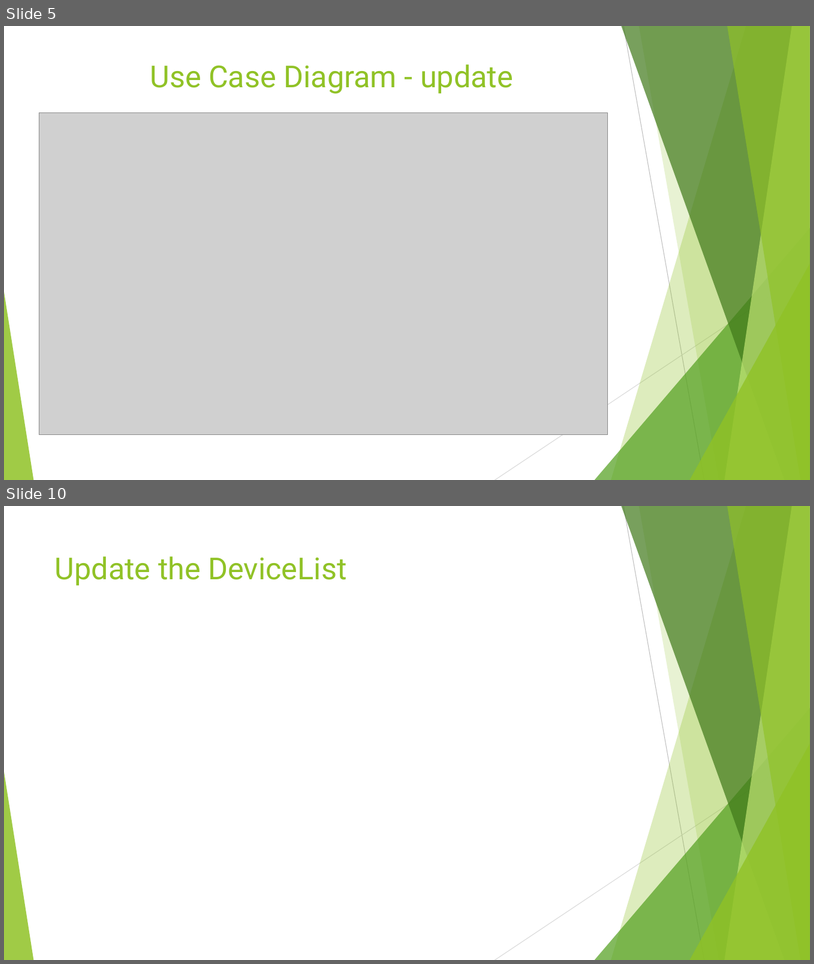
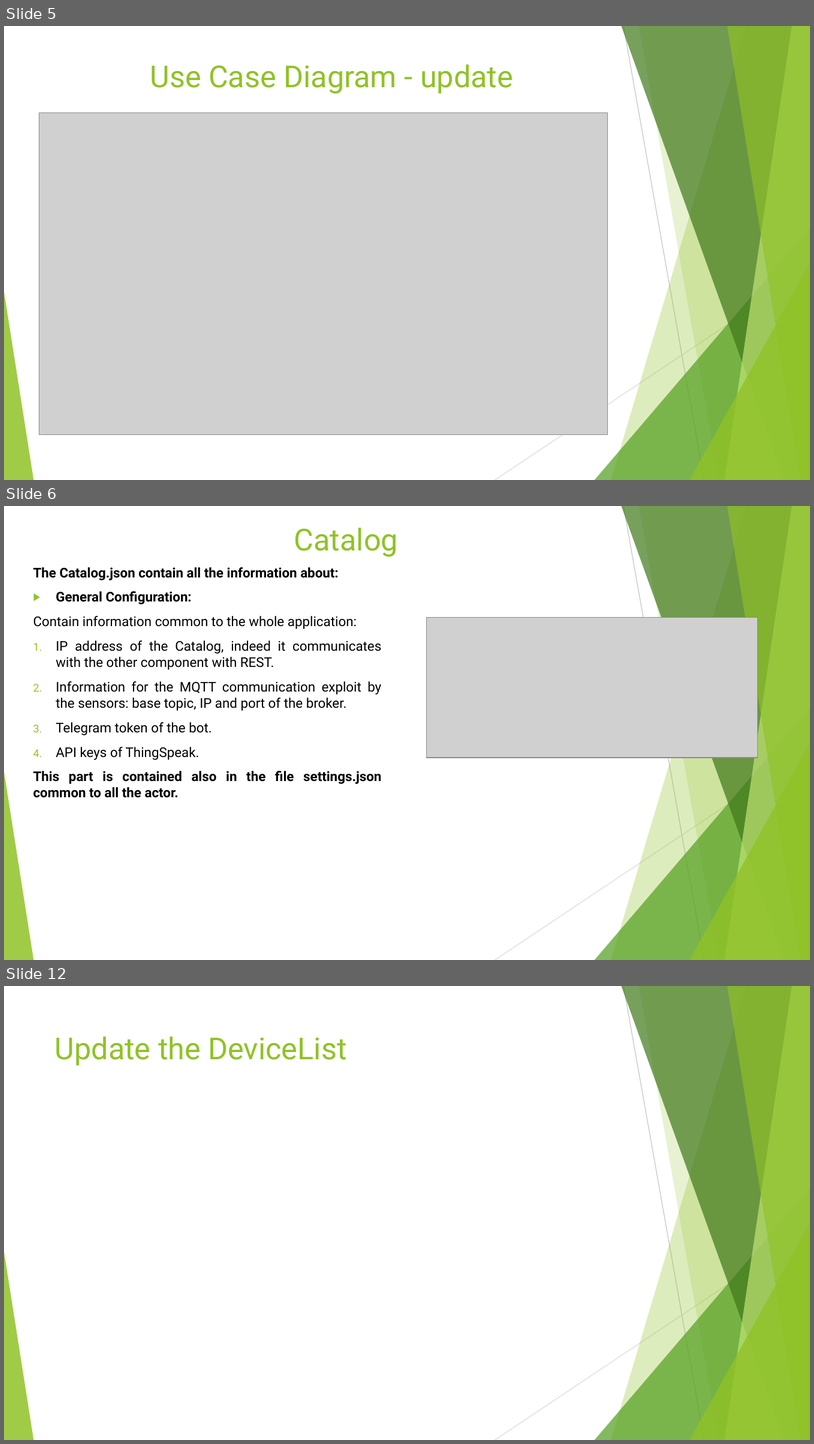
Before and after one commit to annageraci/Battery_Charger_Smart, a slide deck: Materiale Extra/Presentazione del progetto .pptx. Shown one above the other, each under a label of ours: slides 5 and 10 before the commit, slides 5, 6 and 12 after it; the slides between them are not shown. The pictures are 814x964 and 814x1444 pixels, drawn with LibreOffice and Linux fonts; fonts in the diff are those of the drawing; grey boxes stand for pictures. Boxes give left, top, right and bottom in pixels: in the first picture for what was removed or moved away, otherwise in the second. Text is boxed around its words. In the diff, an @@ line names an element or a change of style, - is before the commit and + after.

```diff
--- a/Materiale Extra/Presentazione del progetto .pptx
+++ b/Materiale Extra/Presentazione del progetto .pptx
@@ slide 6 added at (4,506,810,960), background #FFFFFF; not listed: 10 template elements that a slide beside it also shows @@
@@ title added at (294,528,398,557), 36 pt, text #90C226 @@
+Catalog
@@ text added at (33,567,381,798), 16 pt, text #000000 @@
+The Catalog.json contain all the information about:
+▶ General Configuration:
+Contain information common to the whole application:
+1. IP address of the Catalog, indeed it communicates with the other component with REST.
+2. Information for the MQTT communication exploit by the sensors: base topic, IP and port of the broker.
+3. Telegram token of the bot.
+4. API keys of ThingSpeak.
+This part is contained also in the file settings.json common to all the actor.
@@ picture added at (427,618,758,757) @@
@@ what was slide 10 is now slide 12 @@
```
Also in this commit, not shown: 1 slide changed, 5 other slides added, 4 slides removed, 1 other file.
